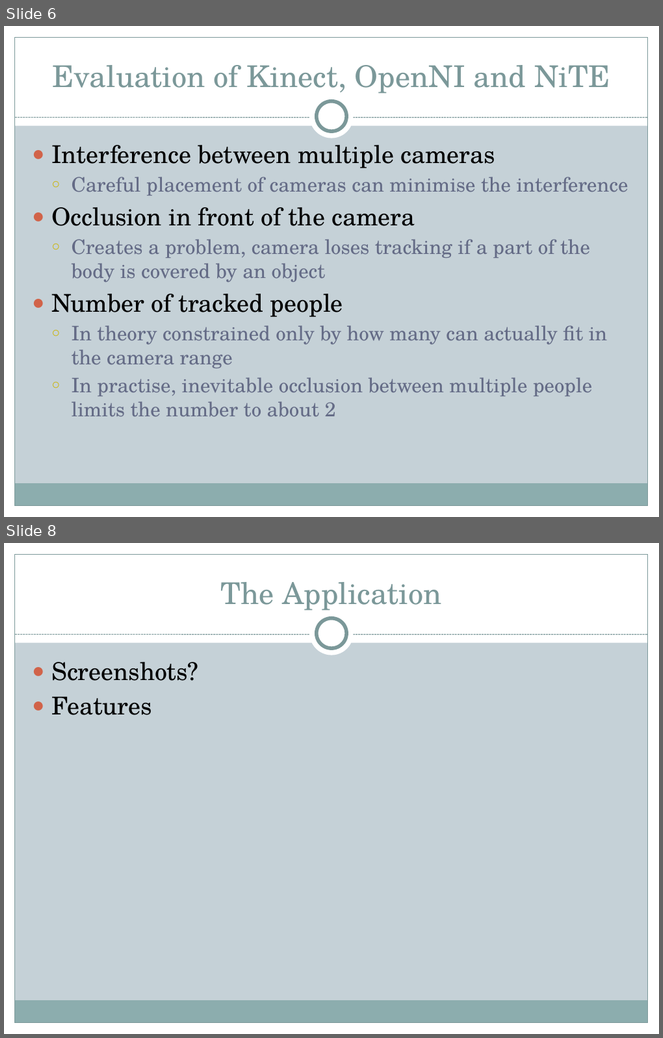
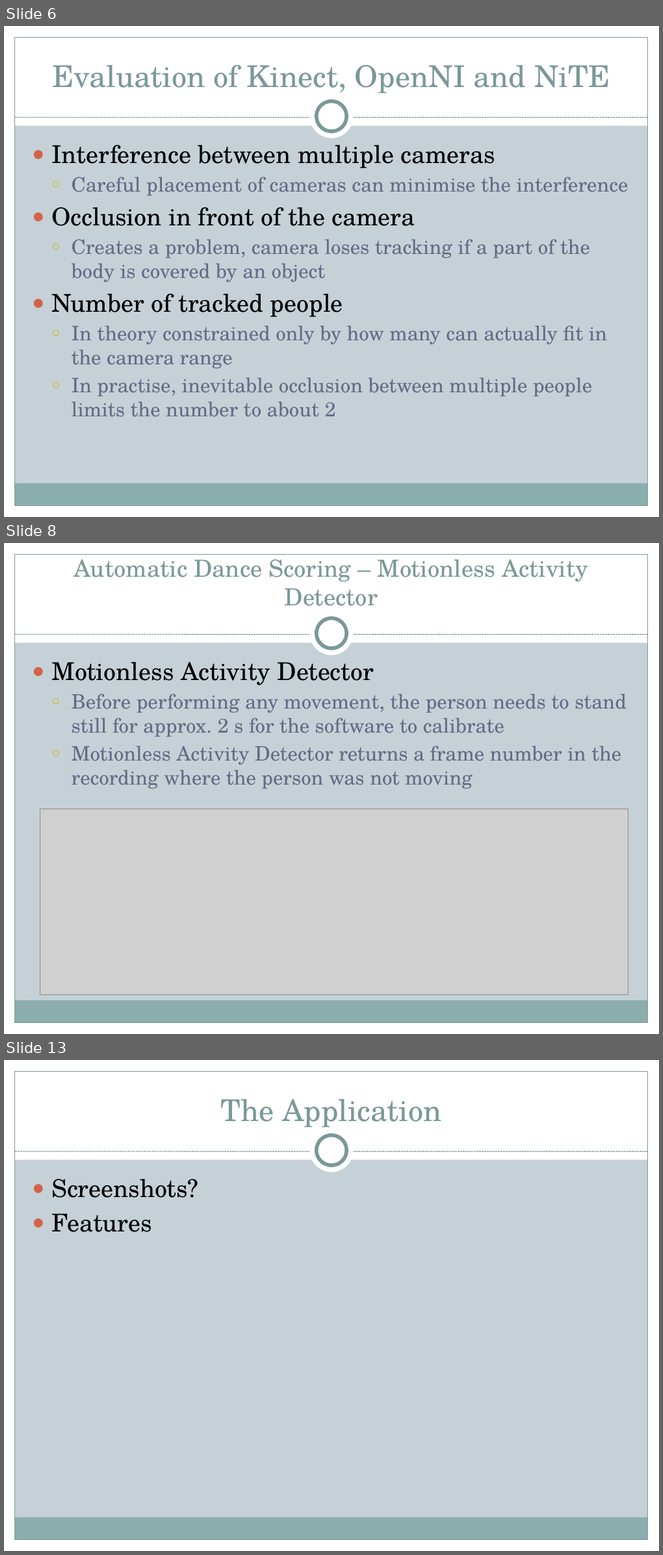
Before and after one commit to Marman1337/KinectProject, a slide deck: Presentation/Computerized Dance Classroom.pptx. Shown one above the other, each under a label of ours: slides 6 and 8 before the commit, slides 6, 8 and 13 after it; the slides between them are not shown. The pictures are 663x1038 and 663x1555 pixels, drawn with LibreOffice and Linux fonts; fonts in the diff are those of the drawing; grey boxes stand for pictures. Boxes give left, top, right and bottom in pixels: in the first picture for what was removed or moved away, otherwise in the second. Text is boxed around its words. In the diff, an @@ line names an element or a change of style, - is before the commit and + after.

```diff
--- a/Presentation/Computerized Dance Classroom.pptx
+++ b/Presentation/Computerized Dance Classroom.pptx
@@ slide 8 added at (4, 543, 659, 1034), background #C5D1D7; not listed: 9 template elements that a slide beside it also shows @@
@@ title added at (74, 554, 588, 606), 26 pt, text #7C999A @@
+Automatic Dance Scoring – Motionless Activity Detector
@@ text added at (51, 662, 627, 789), 22 pt, text #646B86 @@
+● Motionless Activity Detector
+  ○ Before performing any movement, the person needs to stand still for approx. 2 s for the software to calibrate
+  ○ Motionless Activity Detector returns a frame number in the recording where the person was not moving
@@ picture added at (40, 809, 629, 995) @@
@@ what was slide 8 is now slide 13 @@
```
Also in this commit, not shown: 6 slides changed, 3 other slides added, 1 slide removed.
